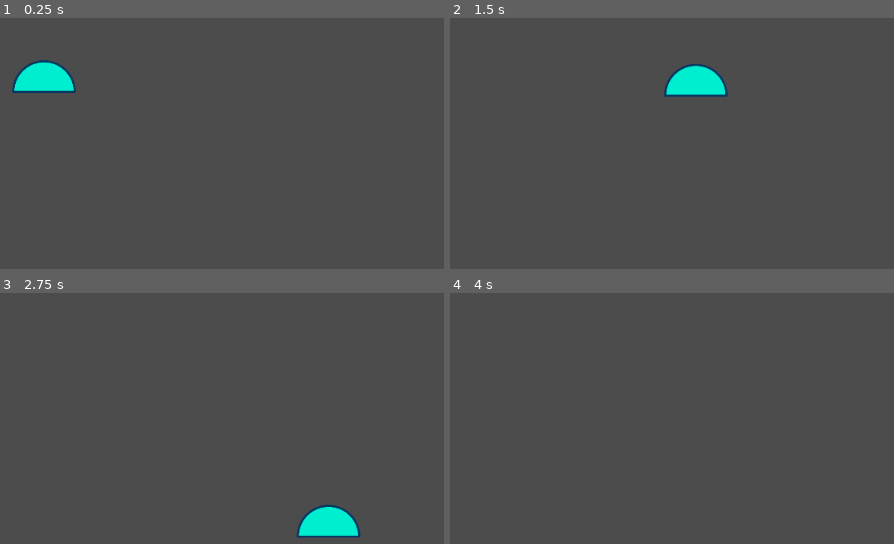
Above: before the commit, frames 1-4 (two rows, left to right).
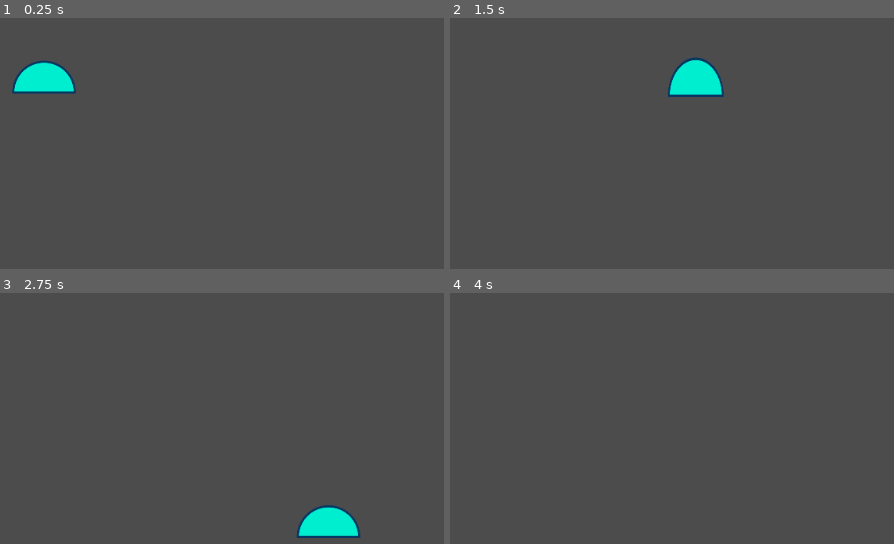
Above: after the commit, the same moments.

Repository: dorianisnairod/GD-SPRING-2022-Project
Game: Godot game, scene res://Levels/TestScene.tscn
Two runs of this game, one before a commit and one after it. Both use one fixed random seed, a clock stepped at 60 frames per second and the inputs below.
Inputs:
- Up to frame 1 (0.25 s): no input
- Up to frame 2 (1.5 s): hold W (jump) 0.53-1.28 s; hold D (walk_right) from 0.53 s (still down); tap W (jump) at 1.35 s
- Up to frame 3 (2.75 s): tap W (jump) at 1.52, 1.82 s; release D (walk_right) at 2.03 s; hold A (walk_left) from 2.03 s (still down); hold W (jump) from 2.03 s (still down)
- Up to frame 4 (4 s): release A (walk_left) at 2.78 s; release W (jump) at 2.78 s; hold D (walk_right) from 2.78 s (still down); tap W (jump) at 2.85, 3.02, 3.32 s; tap Enter at 3.5 s; hold W (jump) from 3.53 s (still down)

The runs differ from the first frame. In frame 1, 0.2% of the frame differs, in the area x 2-17%, y 16-31%; in frame 2, 0.5%, in the area x 48-63%, y 15-32%; in frame 3, 0.1%; in frame 4, nothing differs.

Commit message:
animations!

Diff:
--- a/GB SPRING 2022 Project/Scenes/Slime.tscn
+++ b/GB SPRING 2022 Project/Scenes/Slime.tscn
@@ -19,6 +19,6 @@
 shape = SubResource( 2 )
 
 [node name="Sprite" type="Sprite" parent="."]
-position = Vector2( 0, -11 )
 scale = Vector2( 0.169922, 0.169922 )
 texture = ExtResource( 1 )
+offset = Vector2( 0, -63 )
--- a/GB SPRING 2022 Project/Slime.gd
+++ b/GB SPRING 2022 Project/Slime.gd
@@ -30,6 +30,8 @@
 var jump_pressed = false
 var jump_ended = false
 var move_direction = 0
+var x_stretch = 1
+var y_stretch = 1
 
 
 # Called when the node enters the scene tree for the first time.
@@ -52,6 +54,9 @@
 		velocity = player_jump(velocity)
 		state = State.AIR
 		return
+
+	x_stretch = lerp(x_stretch, 1, 0.08)
+	y_stretch = lerp(y_stretch, 1, 0.08)
 
 	velocity = horizontal_move(
 		velocity,
@@ -93,9 +98,12 @@
 	if is_on_floor():
 		state = State.GROUND
 		velocity.y = 0
+		on_land()
 		return
 	# euler integration (good enough :sunglasses:)
 	velocity.y += gravity * dt
+	x_stretch = lerp(x_stretch, 1, 0.12)
+	y_stretch = lerp(y_stretch, 1, 0.12)
 
 	if (
 		jump_ended == false
@@ -120,7 +128,15 @@
 func player_jump(current_velocity):
 	jump_buffer_count = 0
 	jump_ended = false
+	x_stretch = 0.7
+	y_stretch = 1.5
 	return Vector2(current_velocity.x, -jump_speed)
+
+
+func on_land():
+	if jump_buffer_count == 0:
+		x_stretch = 1.3
+		y_stretch = 0.8
 
 
 func _physics_process(delta):
@@ -133,5 +149,9 @@
 	elif state == State.AIR:
 		state_air(delta)
 
+	get_node("Sprite").scale = Vector2(0.17 * x_stretch, 0.17 * y_stretch)
+	#var sprite_height = get_node("Sprite").texture.get_height()
+	#get_node("Sprite").offset = Vector2(0, 0.5*sprite_height * (1-y_stretch))
+
 	move_and_slide(velocity * delta * 1000, Vector2.UP, true)
 	jump_buffer_count = max(jump_buffer_count - 1, 0)
